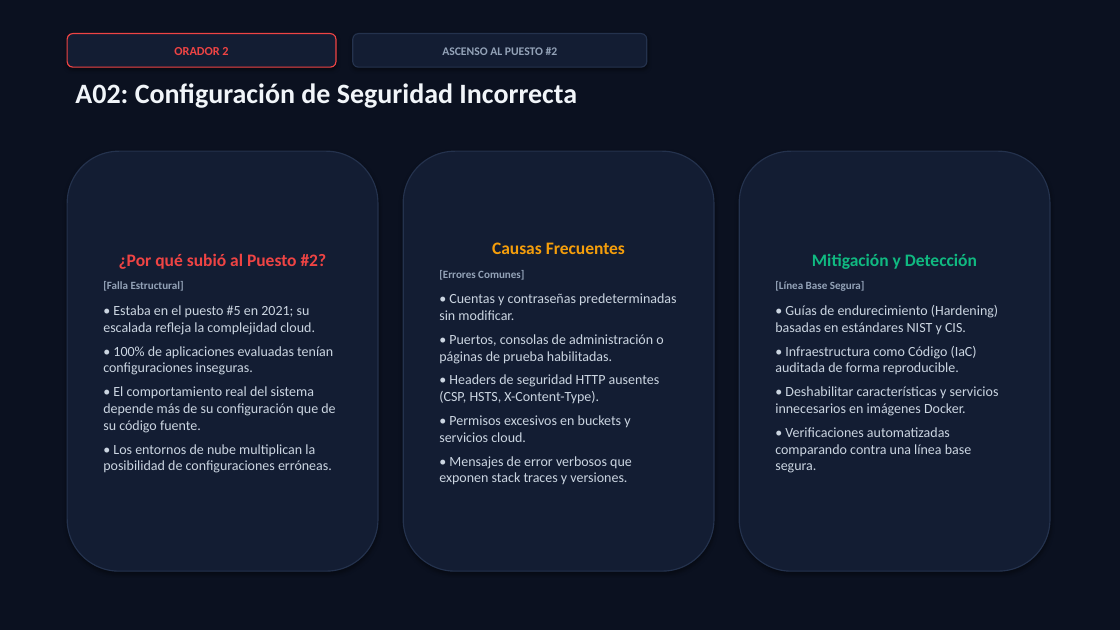
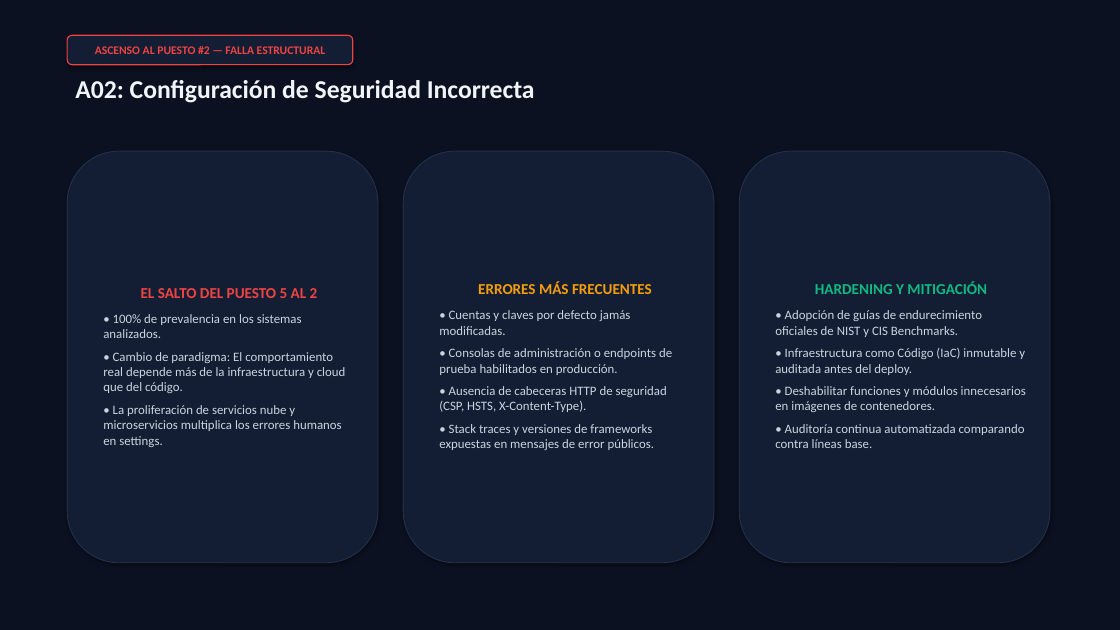
Before and after one commit to Vgarzaniti/SeguridadTP, a slide deck: slide 6 of OWASP_Top_10_2025_Presentacion.pptx. Drawn at 1120x630 pixels with LibreOffice and Linux fonts; fonts in the diff are those of the drawing. Boxes give left, top, right and bottom in pixels: in the first picture for what was removed or moved away, otherwise in the second. Text is boxed around its words. In the diff, an @@ line names an element or a change of style, - is before the commit and + after.

```diff
--- a/OWASP_Top_10_2025_Presentacion.pptx
+++ b/OWASP_Top_10_2025_Presentacion.pptx
@@ rounded rectangle "ASCENSO AL PUESTO #2 — ...": place and size @@
-rounded rectangle "ASCENSO AL PUESTO #2 — ..." at box(67, 34, 336, 67)
+rounded rectangle "ASCENSO AL PUESTO #2 — ..." at box(67, 35, 353, 65)
@@ text in rounded rectangle at box(95, 46, 326, 54): text changed; size 10.5 to 10 pt @@
-ORADOR 2
+ASCENSO AL PUESTO #2 — FALLA ESTRUCTURAL
@@ rounded rectangle removed at box(353, 34, 647, 67) @@
-ASCENSO AL PUESTO #2
@@ text "A02: Configuración de Seguridad Incorrecta" at box(75, 80, 535, 103): size 24 to 22 pt @@
@@ outline #24324D 1 pt to #24324D 0.75 pt in 3 elements at box(739, 151, 1050, 563), box(403, 151, 714, 563), box(67, 151, 378, 563) @@
@@ rounded rectangle "EL SALTO DEL PUESTO 5 ...": place and size @@
-rounded rectangle "EL SALTO DEL PUESTO 5 ..." at box(67, 151, 378, 571)
+rounded rectangle "EL SALTO DEL PUESTO 5 ..." at box(67, 151, 378, 563)
@@ rounded rectangle "ERRORES MÁS FRECUENTES": place and size @@
-rounded rectangle "ERRORES MÁS FRECUENTES" at box(403, 151, 714, 571)
+rounded rectangle "ERRORES MÁS FRECUENTES" at box(403, 151, 714, 563)
@@ rounded rectangle "HARDENING Y MITIGACIÓN": place and size @@
-rounded rectangle "HARDENING Y MITIGACIÓN" at box(739, 151, 1050, 571)
+rounded rectangle "HARDENING Y MITIGACIÓN" at box(739, 151, 1050, 563)
@@ text in rounded rectangle at box(103, 288, 346, 447): text changed; size 12 to 11 pt @@
-¿Por qué subió al Puesto #2?
-[Falla Estructural]
-• Estaba en el puesto #5 en 2021; su escalada refleja la complejidad cloud.
-• 100% de aplicaciones evaluadas tenían configuraciones inseguras.
-• El comportamiento real del sistema depende más de su configuración que de su código fuente.
-• Los entornos de nube multiplican la posibilidad de configuraciones erróneas.
+EL SALTO DEL PUESTO 5 AL 2
+• 100% de prevalencia en los sistemas analizados.
+• Cambio de paradigma: El comportamiento real depende más de la infraestructura y cloud que del código.
+• La proliferación de servicios nube y microservicios multiplica los errores humanos en settings.
@@ text in rounded rectangle at box(439, 281, 672, 450): text changed; size 12 to 11 pt @@
-Causas Frecuentes
-[Errores Comunes]
-• Cuentas y contraseñas predeterminadas sin modificar.
-• Puertos, consolas de administración o páginas de prueba habilitadas.
-• Headers de seguridad HTTP ausentes (CSP, HSTS, X-Content-Type).
-• Permisos excesivos en buckets y servicios cloud.
-• Mensajes de error verbosos que exponen stack traces y versiones.
+ERRORES MÁS FRECUENTES
+• Cuentas y claves por defecto jamás modificadas.
+• Consolas de administración o endpoints de prueba habilitados en producción.
+• Ausencia de cabeceras HTTP de seguridad (CSP, HSTS, X-Content-Type).
+• Stack traces y versiones de frameworks expuestas en mensajes de error públicos.
@@ text in rounded rectangle at box(775, 281, 1026, 448): text changed; size 12 to 11 pt @@
-Mitigación y Detección
-[Línea Base Segura]
-• Guías de endurecimiento (Hardening) basadas en estándares NIST y CIS.
-• Infraestructura como Código (IaC) auditada de forma reproducible.
-• Deshabilitar características y servicios innecesarios en imágenes Docker.
-• Verificaciones automatizadas comparando contra una línea base segura.
+HARDENING Y MITIGACIÓN
+• Adopción de guías de endurecimiento oficiales de NIST y CIS Benchmarks.
+• Infraestructura como Código (IaC) inmutable y auditada antes del deploy.
+• Deshabilitar funciones y módulos innecesarios en imágenes de contenedores.
+• Auditoría continua automatizada comparando contra líneas base.
```
Also in this commit, not shown: 6 other slides changed, 6 slides added, 6 slides removed, 2 other files.
